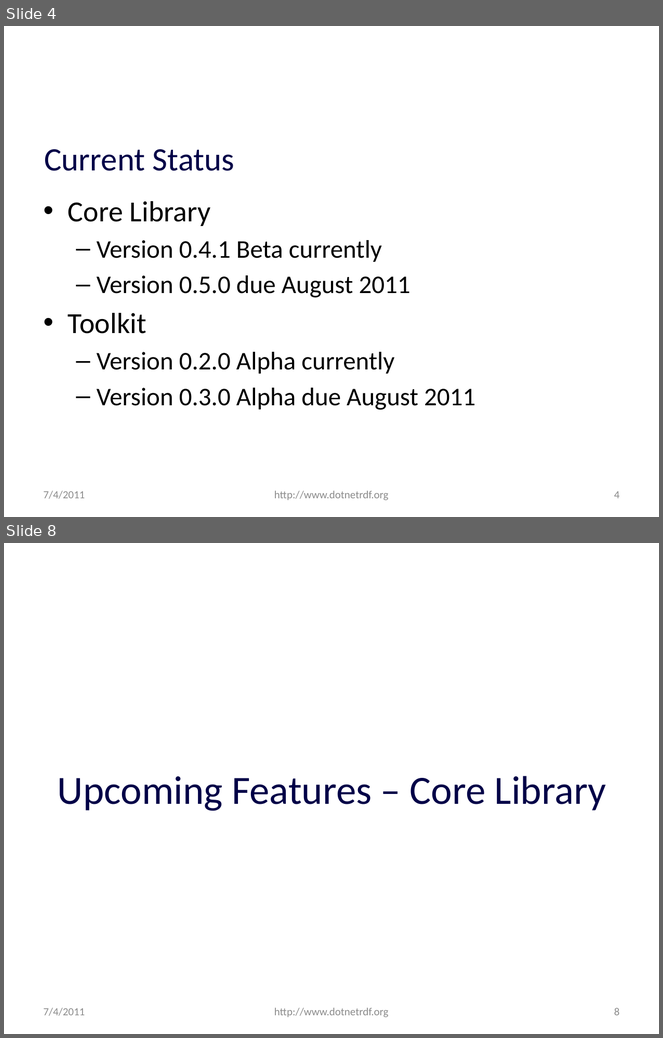
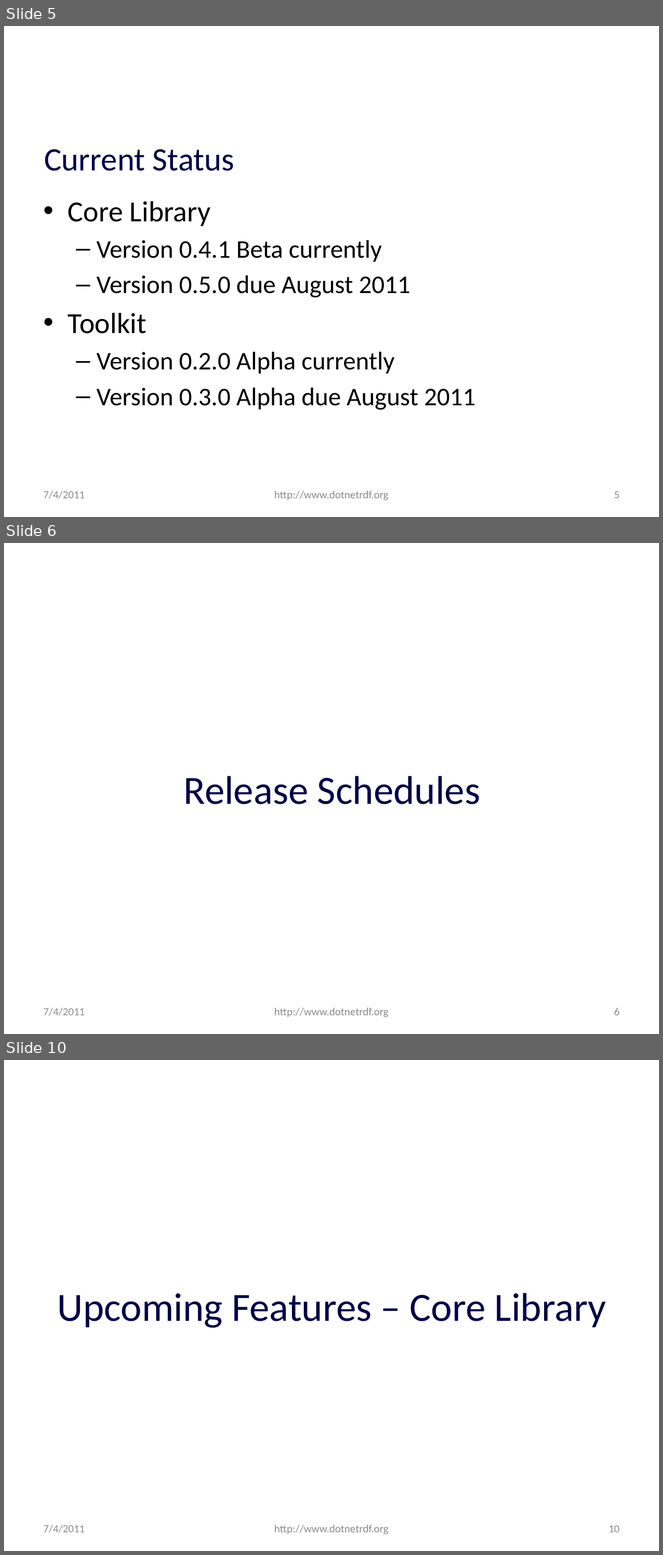
Before and after one commit to JohnGoldsmith/dotnetrdf-wiki, a slide deck: Slides/Roadmap.pptx. Shown one above the other, each under a label of ours: slides 4 and 8 before the commit, slides 5, 6 and 10 after it; the slides between them are not shown. The pictures are 663x1038 and 663x1555 pixels, drawn with LibreOffice and Linux fonts; fonts in the diff are those of the drawing; background and template pictures are left out. Boxes give left, top, right and bottom in pixels: in the first picture for what was removed or moved away, otherwise in the second. Text is boxed around its words. In the diff, an @@ line names an element or a change of style, - is before the commit and + after.

```diff
--- a/Slides/Roadmap.pptx
+++ b/Slides/Roadmap.pptx
@@ slide 6 added at (x1=4, y1=543, x2=659, y2=1034), background #FFFFFF @@
@@ title added at (x1=184, y1=776, x2=480, y2=805), 44 pt, text #010147 @@
+Release Schedules
@@ text added at (x1=44, y1=1008, x2=85, y2=1016), 12 pt, text #8C8C8C @@
+7/4/2011
@@ text added at (x1=274, y1=1008, x2=389, y2=1018), 12 pt, text #8C8C8C @@
+http://www.dotnetrdf.org
@@ page number added at (x1=614, y1=1008, x2=620, y2=1016), 12 pt, text #8C8C8C @@
+6
@@ what was slide 4 is now slide 5 @@
@@ page number at (x1=614, y1=491, x2=620, y2=499): text changed @@
-4
+5
@@ what was slide 8 is now slide 10 @@
@@ page number at (x1=609, y1=1525, x2=620, y2=1533): text changed @@
-8
+10
```
Also in this commit, not shown: 6 slides changed, 1 other slide added.
